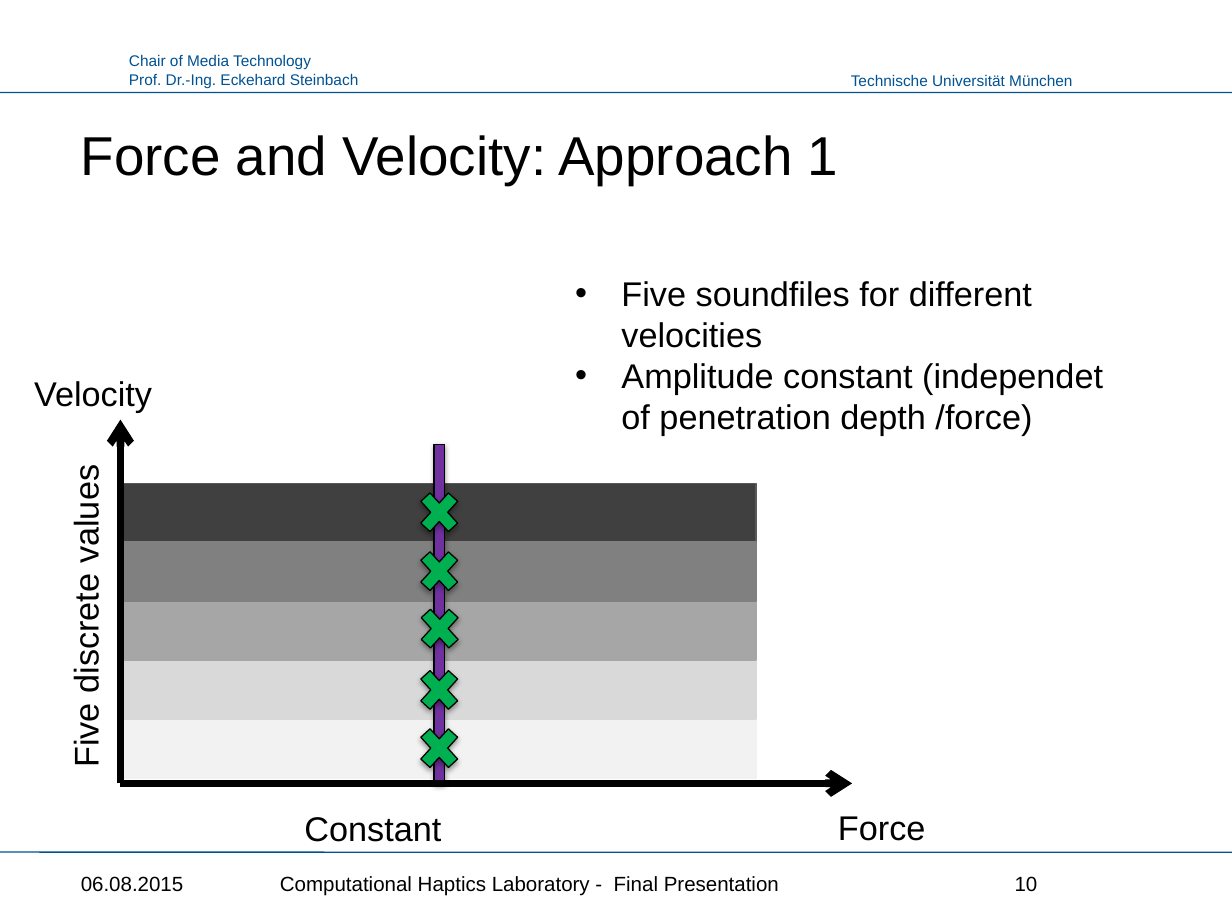
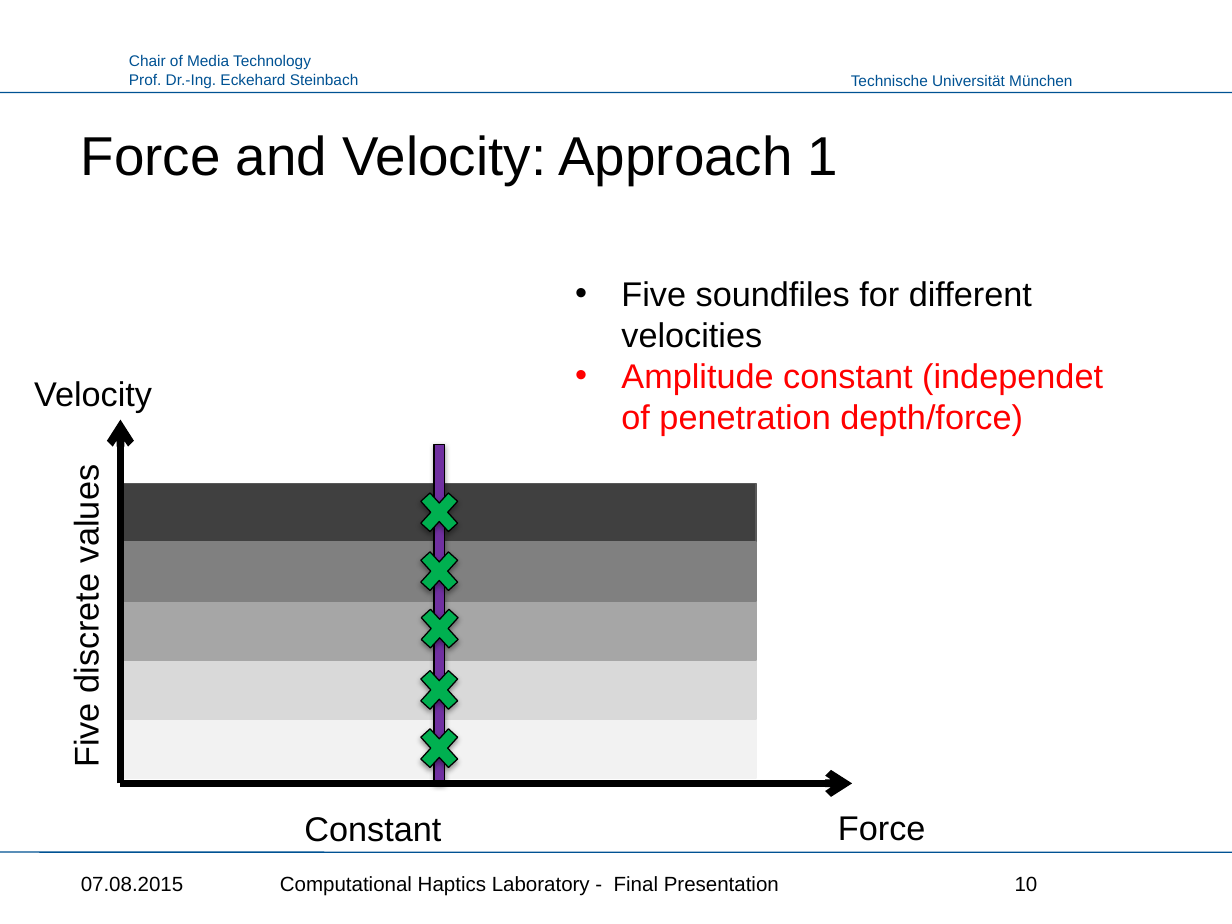
Before and after one commit to Punkbuster0401/HapticsLab, a slide deck: slide 10 of Haptics_Presentation.pptx. Drawn at 1232x924 pixels with LibreOffice and Linux fonts; fonts in the diff are those of the drawing; background and template pictures are left out. Boxes give left, top, right and bottom in pixels: in the first picture for what was removed or moved away, otherwise in the second. Text is boxed around its words. In the diff, an @@ line names an element or a change of style, - is before the commit and + after.

```diff
--- a/Haptics_Presentation.pptx
+++ b/Haptics_Presentation.pptx
@@ text at <box>621,363,1103,435</box>: text changed; text colour #000000 to #FF0000 @@
-• Amplitude constant (independet of penetration depth /force)
+• Amplitude constant (independet of penetration depth/force)
@@ text at <box>81,876,184,892</box>: text changed @@
-06.08.2015
+07.08.2015
```
Also in this commit, not shown: 18 other slides changed, 1 slide added, 1 other file.
